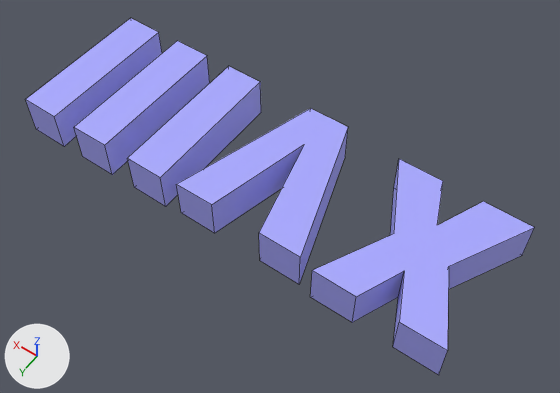
Before and after pictures for a commit that changed the FBX model KaroGame/KaroXNAGui/Content/cijfers/18.fbx.
Rendered twice from a camera (50 mm lens) standing at (-0.00177, 0.01573, 0.02039) and looking at (0.0074, 0.00288, 0.0002). The axes (+X, +Y, +Z) are drawn at lower left. The lights are the same throughout. Mesh edges are drawn as thin lines. Where no turn or scale is listed for an object, it has been applied to the vertices. Vertices at the same position are counted once.

Script lines for the objects in view, before the commit:
```python
me_mesh1 = bpy.data.meshes.new('Mesh1')
me_mesh1.from_pydata(...)  # 24 vertices, 14 faces; spans x -0.00005..0.00465, y 0.00012..0.00528, z -0.00014..0.00136
me_mesh1.materials.append(mat_color_i03)  # blue #a9a9ff
me_mesh2 = bpy.data.meshes.new('Mesh2')
me_mesh2.from_pydata(...)  # 14 vertices, 9 faces; spans x 0.00503..0.00973, y 0.00001..0.00518, z 0.0..0.0015
me_mesh2.materials.append(mat_color_i03)  # blue #a9a9ff
# before: 0 (0.00973, 0.00518, 0.0) at pixel (181, 212), 1 (0.00833, 0.00518, 0.0) at pixel (214, 233), 2 (0.00833, 0.00518, 0.0015) at pixel (211, 204), 3 (0.00973, 0.00518, 0.0015) at pixel (176, 184), 4 (0.00668, 0.00001, 0.0) at pixel (345, 156)
# before: 5 (0.00503, 0.00518, 0.0) at pixel (299, 284), 6 (0.00653, 0.00518, 0.0) at pixel (259, 260), 7 (0.00741, 0.00149, 0.0), 8 (0.00818, 0.00001, 0.0), 9 (0.00668, 0.00001, 0.0015) at pixel (348, 126)
# before: 10 (0.00503, 0.00518, 0.0015) at pixel (300, 257), 11 (0.00818, 0.00001, 0.0015) at pixel (310, 108), 12 (0.00741, 0.00149, 0.0015) at pixel (304, 144), 13 (0.00653, 0.00518, 0.0015) at pixel (258, 232)
me_mesh3 = bpy.data.meshes.new('Mesh3')
me_mesh3.from_pydata(...)  # a box spanning x 0.01031..0.01171, y -0.00002..0.00528, z 0.0..0.0015
me_mesh3.materials.append(mat_color_i03)  # blue #a9a9ff
me_mesh4 = bpy.data.meshes.new('Mesh4')
me_mesh4.from_pydata(...)  # a box spanning x 0.01268..0.01408, y 0.0..0.0053, z 0.0..0.0015
me_mesh4.materials.append(mat_color_i03)  # blue #a9a9ff
me_mesh5 = bpy.data.meshes.new('Mesh5')
me_mesh5.from_pydata(...)  # a box spanning x 0.01494..0.01634, y 0.00004..0.00534, z 0.0..0.0015
me_mesh5.materials.append(mat_color_i03)  # blue #a9a9ff
ob_mesh1 = bpy.data.objects.new('Mesh1', me_mesh1)
ob_mesh1.location = (0.0, 0.0, 0.0)
ob_mesh2 = bpy.data.objects.new('Mesh2', me_mesh2)
ob_mesh2.location = (0.0, 0.0, 0.0)
ob_mesh3 = bpy.data.objects.new('Mesh3', me_mesh3)
ob_mesh3.location = (0.0, 0.0, 0.0)
ob_mesh4 = bpy.data.objects.new('Mesh4', me_mesh4)
ob_mesh4.location = (0.0, 0.0, 0.0)
ob_mesh5 = bpy.data.objects.new('Mesh5', me_mesh5)
ob_mesh5.location = (0.0, 0.0, 0.0)
```
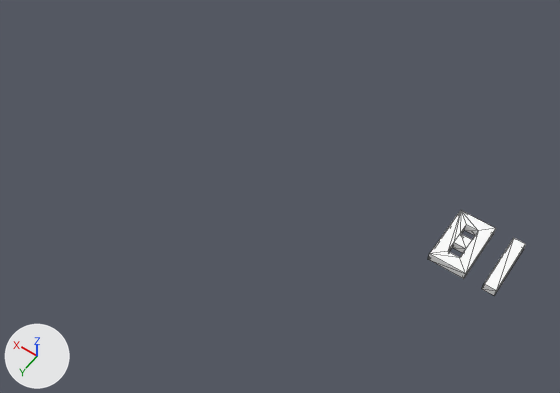
What differs and where, as boxes [x1, y1, x2, y2] in the pictures (560 x 393 px):
'Mesh1', reshaped (80% narrower, 73% shorter): before [310, 159, 535, 375]; after [482, 238, 526, 295]
'Mesh2', reshaped (60% narrower, 60% shorter): before [177, 108, 348, 284]; after [428, 210, 496, 279]
'Mesh3', deleted (blue): before [127, 66, 261, 206]
'Mesh4', deleted (blue): before [74, 41, 210, 175]
'Mesh5', deleted (blue): before [25, 18, 162, 146]
part 1 of me_mesh2, deleted (blue): before [177, 108, 348, 284]
part 2 of me_mesh2, added: after [428, 210, 496, 279]

The change, as a diff of the scene's bpy script:
```diff
--- a/KaroGame/KaroXNAGui/Content/cijfers/18.fbx.py
+++ b/KaroGame/KaroXNAGui/Content/cijfers/18.fbx.py
@@ mat_frontcolor @@
+mat_frontcolor = principled_material('FrontColor')
+mat_frontcolor.base_color = (1.0, 1.0, 1.0)  # white #ffffff
+mat_frontcolor.roughness = 0.553
@@ me_mesh1 @@
 # used by ob_mesh1; location = (0.0, 0.0, 0.0)
-me_mesh1.from_pydata(...)  # 24 vertices, 14 faces; spans x -0.00005..0.00465, y 0.00012..0.00528, z -0.00014..0.00136
-me_mesh1.materials.append(mat_color_i03)  # blue #a9a9ff
+me_mesh1.from_pydata(...)  # 8 vertices, 12 faces; spans x 0.0..0.00042, y 0.0..0.00208, z 0.0..0.0003
+# me_mesh1 part 3: the whole mesh is rebuilt
+me_mesh1.materials.append(mat_frontcolor)  # white #ffffff
@@ me_mesh2 @@
 # used by ob_mesh2; location = (0.0, 0.0, 0.0)
 # verts and faces of me_mesh2; kept vertices keep their numbers, new ones are numbered from 14
-me_mesh2.from_pydata(...)  # 14 vertices, 9 faces; spans x 0.00503..0.00973, y 0.00001..0.00518, z 0.0..0.0015
-me_mesh2.materials.append(mat_color_i03)  # blue #a9a9ff
+me_mesh2.from_pydata(...)  # 24 vertices, 52 faces; spans x 0.00103..0.00228, y 0.0..0.00208, z 0.0..0.0003
+# me_mesh2 part 1
+delete_vertices([*range(0, 14)])  # with the faces that use them
+# me_mesh2 part 2
+# 12 vertices are added at x 0.00103..0.00228, y 0.0..0.00208, z 0.0
+# 12 new vertices lie (0.0, 0.0, 0.0003) away from vertices in x 0.00103..0.00228, y 0.0..0.00208, z 0.0
+# 52 new faces join them
+me_mesh2.materials.append(mat_frontcolor)  # white #ffffff
@@ ob_mesh3 @@
-ob_mesh3 = bpy.data.objects.new('Mesh3', me_mesh3)
-ob_mesh3.location = (0.0, 0.0, 0.0)
@@ ob_mesh4 @@
-ob_mesh4 = bpy.data.objects.new('Mesh4', me_mesh4)
-ob_mesh4.location = (0.0, 0.0, 0.0)
@@ ob_mesh5 @@
-ob_mesh5 = bpy.data.objects.new('Mesh5', me_mesh5)
-ob_mesh5.location = (0.0, 0.0, 0.0)
```
